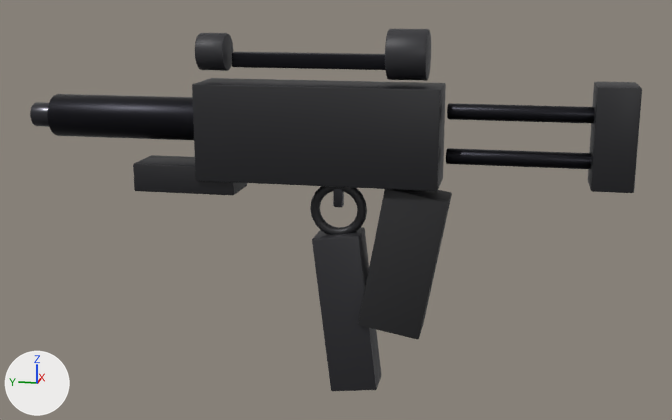
One commit to the glTF model assets/weapons/smg.glb: the scene before it, then after it.
Rendered twice from a camera (50 mm lens) standing at (-1.85, -0.384, 0.741) and looking at (0.009, -0.013, 0.276). The axes (+X, +Y, +Z) are drawn at lower left. The lights are the same throughout. The older version comes first. Vertices at exactly the same position are counted once.

Script lines for the objects in view, before the commit:
```python
me_cube_129 = bpy.data.meshes.new('Cube.129')
me_cube_129.from_pydata(...)  # 1592 vertices, 3132 faces; spans x -0.06..0.06, y -0.6..0.65, z -0.114..0.65
# faces by material slot: [1284, 816, 368, 108, 556]
me_cube_129.materials.append(mat_polymer)  # black #1f1f23
me_cube_129.materials.append(mat_bluedsteel)  # black #29292e
me_cube_129.materials.append(mat_steel)  # dark grey #4d4d52
me_cube_129.materials.append(mat_grip)  # black #242427
me_cube_129.materials.append(mat_darktac)  # dark grey #303035
ob_smg = bpy.data.objects.new('smg', me_cube_129)
ob_smg.location = (0.0, 0.0, 0.0)
```
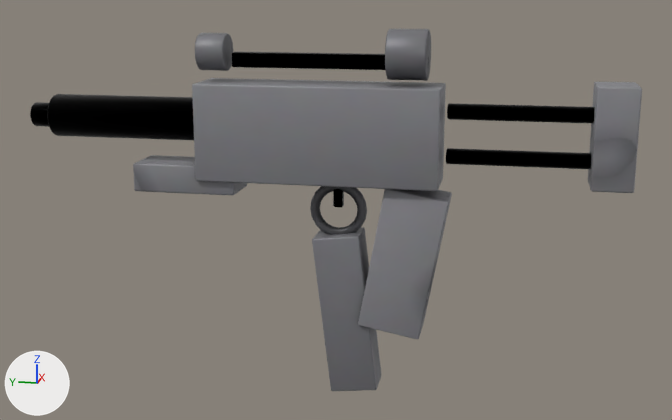
Changed parts and their boxes [x1, y1, x2, y2] in the pictures (672 x 420 px):
'smg', recoloured, surface changed (black to grey)
    both: [30, 29, 642, 391]
part 1 of me_cube_129, recoloured (black to grey)
    both: [133, 78, 642, 235]
part 2 of me_cube_129, recoloured (darker)
    both: [47, 52, 594, 169]
part 3 of me_cube_129, recoloured
    both: [30, 102, 344, 208]
part 4 of me_cube_129, recoloured (black to grey)
    both: [358, 189, 452, 339]
part 5 of me_cube_129, recoloured
    both: [195, 29, 431, 391]
part 6 of me_cube_129, surface changed (black to grey)
    both: [30, 29, 642, 391]

Patch to the scene script:
```diff
--- a/assets/weapons/smg.glb.py
+++ b/assets/weapons/smg.glb.py
@@ img_smg_tex @@
+img_smg_tex = load_image('smg_tex', '_unpacked/smg_tex', 512, 512, 'sRGB')
@@ mat_polymer_003 @@
+mat_polymer_003 = principled_material('Polymer.003')
+mat_polymer_003.texture = img_smg_tex
+mat_polymer_003.metallic = 0.05
@@ mat_steel_003 @@
+mat_steel_003 = principled_material('Steel.003')
+mat_steel_003.texture = img_smg_tex
+mat_steel_003.metallic = 1.0
+mat_steel_003.roughness = 0.28
@@ mat_darktac_001 @@
+mat_darktac_001 = principled_material('DarkTac.001')
+mat_darktac_001.texture = img_smg_tex
+mat_darktac_001.metallic = 0.2
@@ mat_bluedsteel_003 @@
+mat_bluedsteel_003 = principled_material('BluedSteel.003')
+mat_bluedsteel_003.texture = img_smg_tex
+mat_bluedsteel_003.metallic = 1.0
+mat_bluedsteel_003.roughness = 0.4
@@ mat_grip_003 @@
+mat_grip_003 = principled_material('Grip.003')
+mat_grip_003.texture = img_smg_tex
+mat_grip_003.roughness = 0.72
@@ me_cube_129 @@
 me_cube_129.from_pydata(...)  # 1592 vertices, 3132 faces; spans x -0.06..0.06, y -0.6..0.65, z -0.114..0.65
 # used by ob_smg; location = (0.0, 0.0, 0.0)
+# me_cube_129 part 1: all 1284 faces that had it switch from mat_polymer (black #1f1f23) to mat_polymer_003 (picture img_smg_tex)
+# me_cube_129 part 2: all 816 faces that had it switch from mat_bluedsteel (black #29292e) to mat_bluedsteel_003 (picture img_smg_tex)
+# me_cube_129 part 3: all 368 faces that had it switch from mat_steel (dark grey #4d4d52) to mat_steel_003 (picture img_smg_tex)
+# me_cube_129 part 4: all 108 faces that had it switch from mat_grip (black #242427) to mat_grip_003 (picture img_smg_tex)
+# me_cube_129 part 5: all 556 faces that had it switch from mat_darktac (dark grey #303035) to mat_darktac_001 (picture img_smg_tex)
+# me_cube_129 part 6: texture (UV) coordinates of 3132 of 3132 faces, centred in x -0.06..0.06, y -0.6..0.65, z -0.114..0.649, changed; they spanned u 0.0..1.0, v 0.0..1.0 and now span u 0.01..0.97, v 0.01..0.99
```
